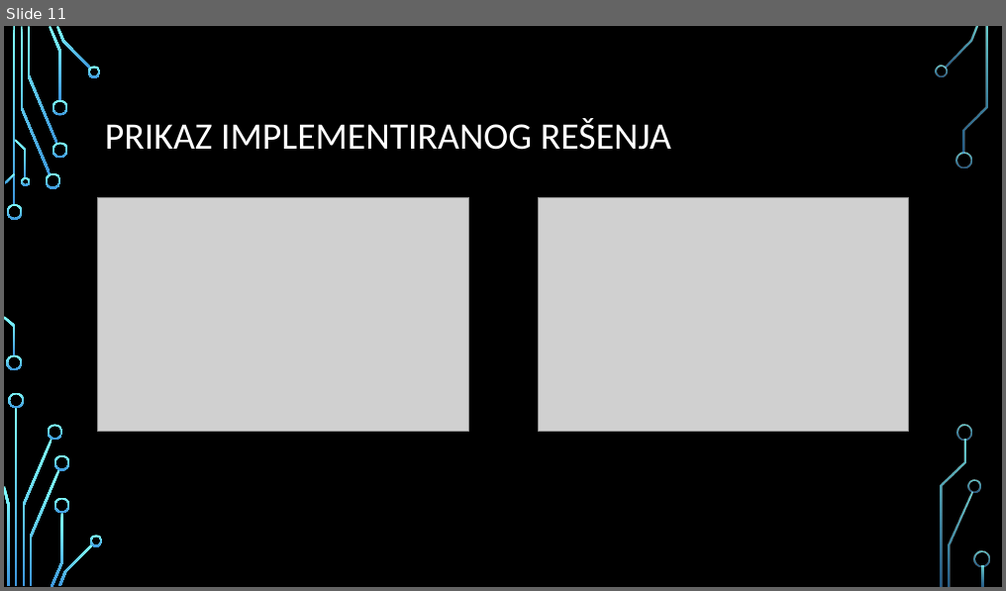
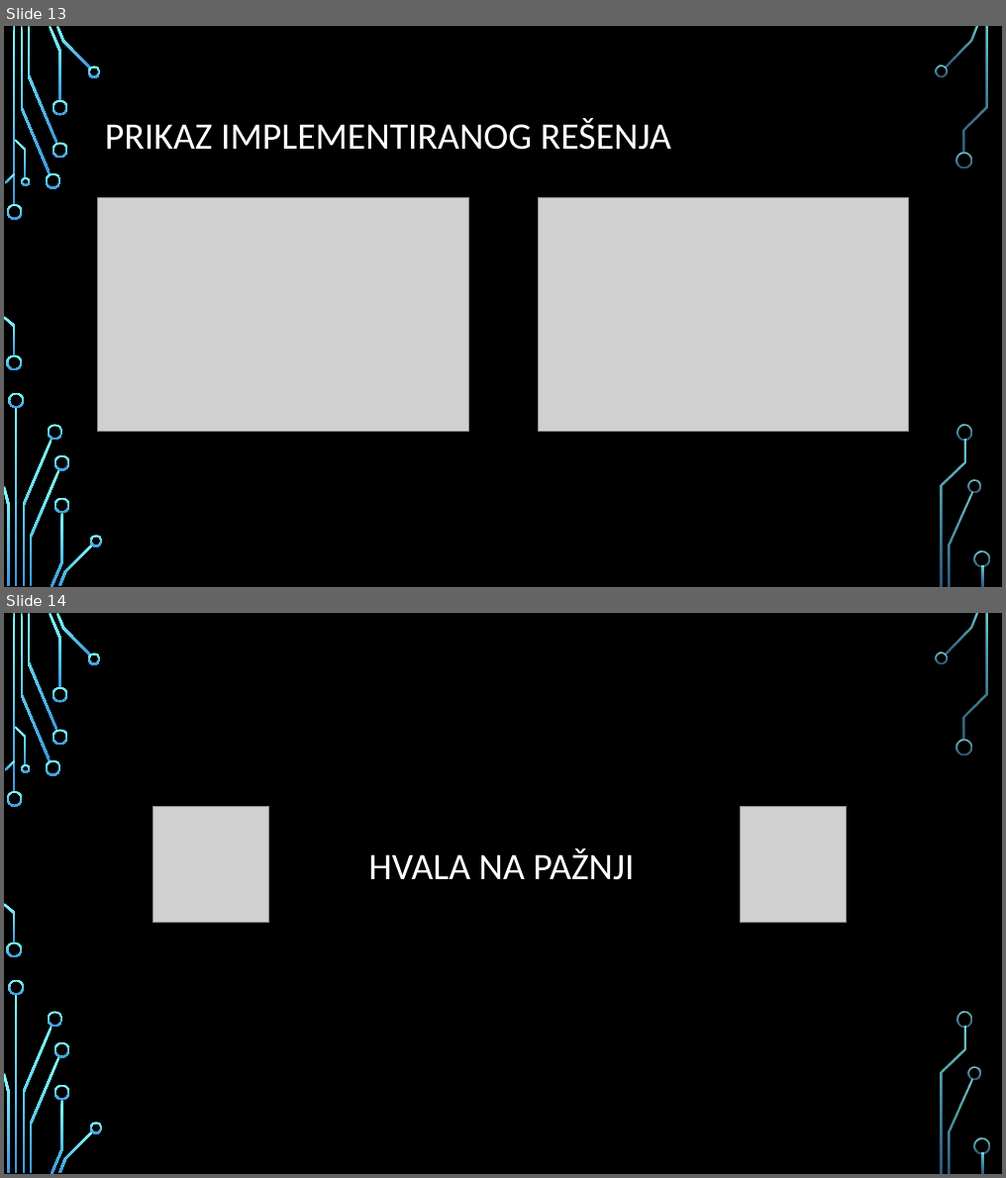
Before and after one commit to DejanPredojevic/Diplomski-rad, a slide deck: Prezentacija.pptx. Shown one above the other, each under a label of ours: slide 11 before the commit, slides 13 and 14 after it. The pictures are 1006x591 and 1006x1178 pixels, drawn with LibreOffice and Linux fonts; fonts in the diff are those of the drawing; grey boxes stand for pictures; background and template pictures are left out. Boxes give left, top, right and bottom in pixels: in the first picture for what was removed or moved away, otherwise in the second. Text is boxed around its words. In the diff, an @@ line names an element or a change of style, - is before the commit and + after.

```diff
--- a/Prezentacija.pptx
+++ b/Prezentacija.pptx
@@ slide 14 added at <box>4,613,1002,1174</box>, background picture (left out); not listed: 36 template elements that a slide beside it also shows @@
@@ picture added at <box>152,806,269,922</box> @@
@@ picture added at <box>740,806,846,922</box> @@
@@ title added at <box>368,849,634,880</box>, 36 pt, text #FFFFFF @@
+HVALA NA PAŽNJI
@@ what was slide 11 is now slide 13 @@
```
Also in this commit, not shown: 4 slides changed, 3 other slides added.
